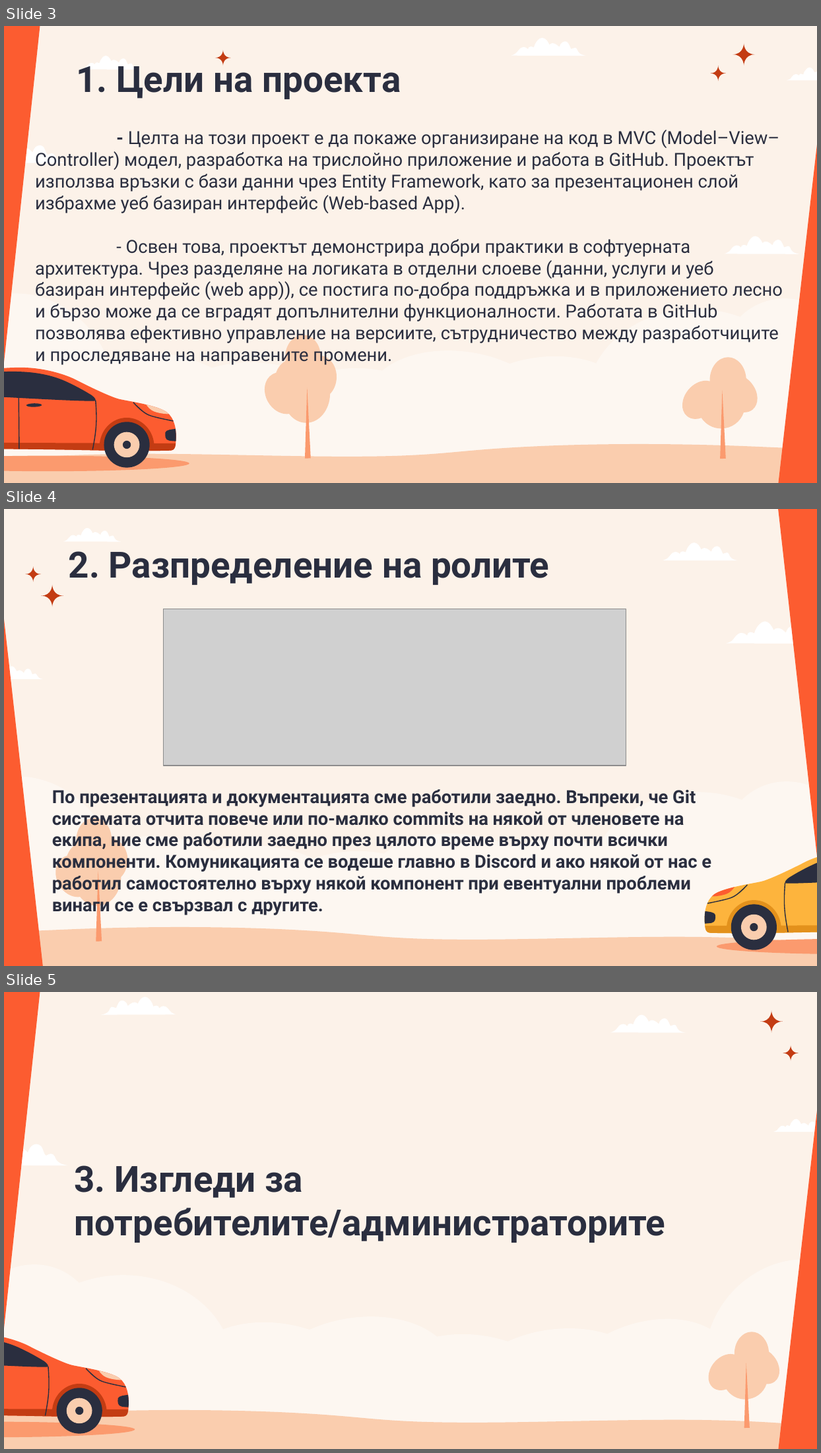
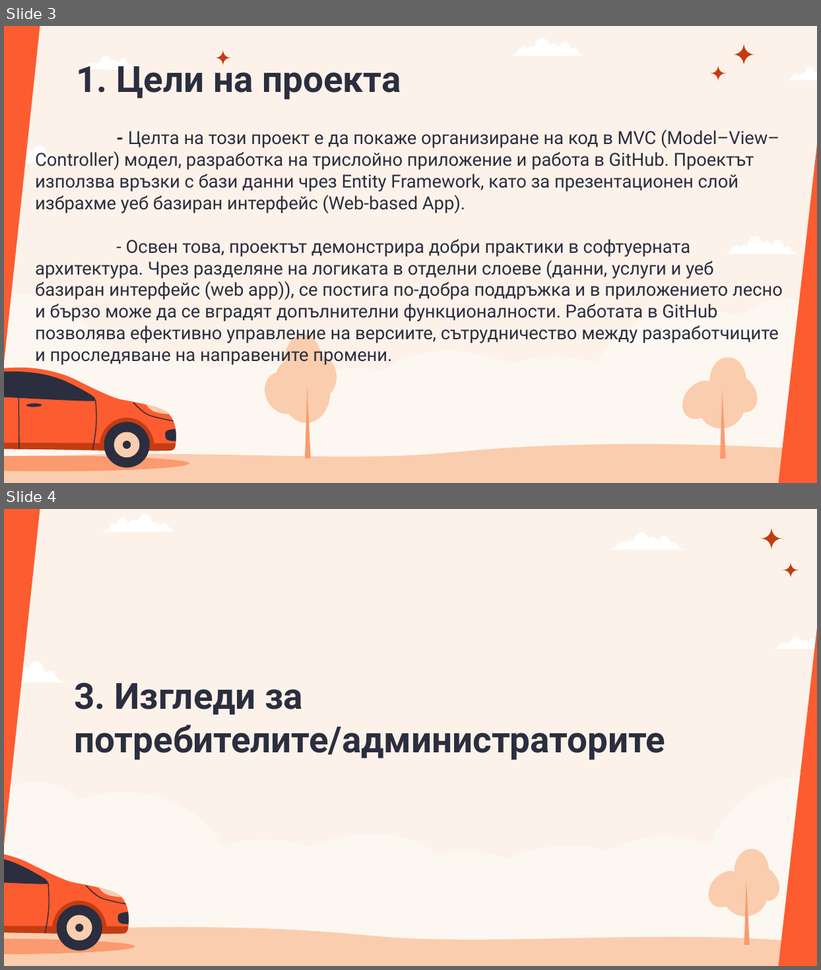
Before and after one commit to cathy-09/CarDealership, a slide deck: Presentation/CarDealership Presentation.pptx. Shown one above the other, each under a label of ours: slides 3, 4 and 5 before the commit, slides 3 and 4 after it. The pictures are 821x1453 and 821x970 pixels, drawn with LibreOffice and Linux fonts; fonts in the diff are those of the drawing; grey boxes stand for pictures. Boxes give left, top, right and bottom in pixels: in the first picture for what was removed or moved away, otherwise in the second. Text is boxed around its words. In the diff, an @@ line names an element or a change of style, - is before the commit and + after.

```diff
--- a/Presentation/CarDealership Presentation.pptx
+++ b/Presentation/CarDealership Presentation.pptx
@@ slide 4 removed at box(4, 509, 817, 966), background #F9E4D1 at 47% opacity; not listed: 1 template element that a slide beside it also shows @@
@@ freeform shape removed at box(63, 527, 121, 541) @@
@@ freeform shape removed at box(778, 509, 817, 873) @@
@@ freeform shape removed at box(663, 543, 738, 560) @@
@@ freeform shape removed at box(25, 566, 40, 582) @@
@@ text removed at box(69, 551, 549, 585) @@
-2. Разпределение на ролите
@@ freeform shape removed at box(42, 585, 64, 607) @@
@@ freeform shape removed at box(4, 601, 43, 966) @@
@@ picture removed at box(163, 609, 626, 766) @@
@@ freeform shape removed at box(726, 621, 817, 643) @@
@@ freeform shape removed at box(4, 666, 43, 679) @@
@@ freeform shape removed at box(4, 776, 817, 966) @@
@@ subtitle removed at box(52, 789, 712, 916) @@
-По презентацията и документацията сме работили заедно. Въпреки, че Git системата отчита повече или по-малко commits на някой от членовете на екипа, ние сме работили заедно през цялото време върху почти всички компоненти. Комуникацията се водеше главно в Discord и ако някой от нас е работил самостоятелно върху някой компонент при евентуални проблеми винаги се е свързвал с другите.
@@ freeform shape removed at box(53, 818, 127, 906) @@
@@ freeform shape removed at box(96, 871, 102, 941) @@
@@ group removed at box(704, 850, 817, 951): 11 freeform shapes @@
@@ freeform shape removed at box(716, 939, 817, 955) @@
@@ what was slide 5 is now slide 4 @@
```
Also in this commit, not shown: 5 slides changed, 1 other slide removed.
